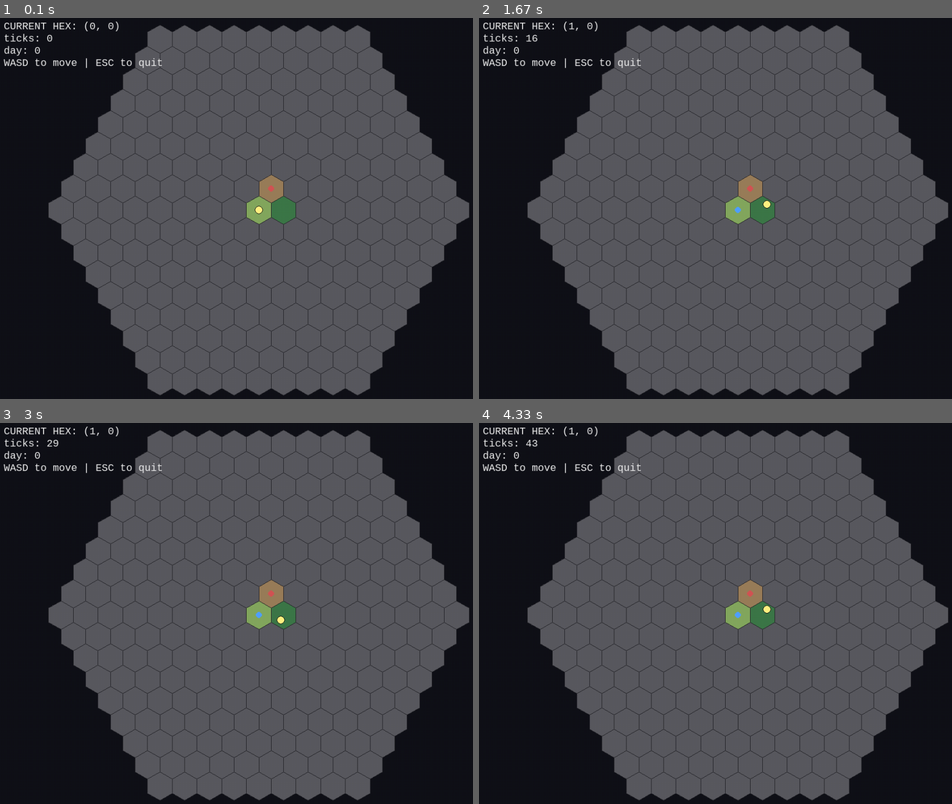
Above: before the commit, frames 1-4 (two rows, left to right).
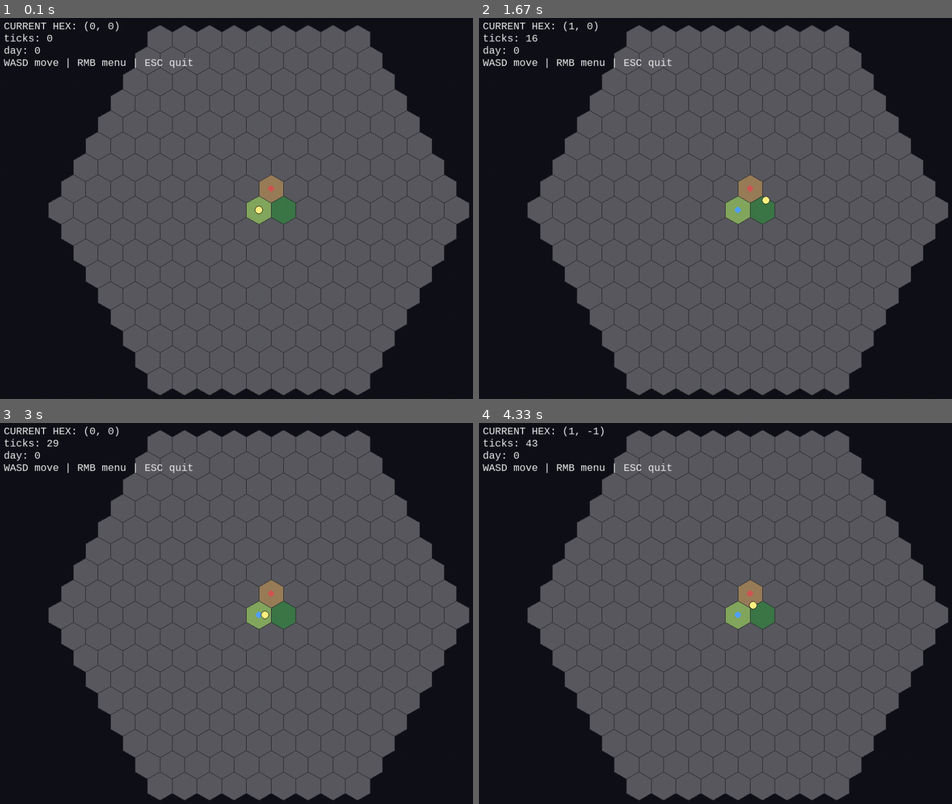
Above: after the commit, the same moments.

Repository: 7seasdotnet/Hexcrawler2
Game: pygame game, started from run_game.py
The game is run twice, just before and just after one commit, with the same random seed, the same clock (stepped at 60 frames per second) and the same inputs.
Inputs (mouse positions are in pixels of both pictures, inside the frame that each line leads up to):
- Up to frame 1 (0.1 s): no input
- Up to frame 2 (1.67 s): hold D 0.33-0.8 s; hold W 0.83-1.13 s; hold D 1.17-1.63 s
- Up to frame 3 (3 s): right-click (312, 701) at 1.72 s; hold A 2-2.53 s; hold S 2.57-2.87 s; hold A from 2.9 s (still down)
- Up to frame 4 (4.33 s): release A at 3.3 s; hold W 3.33-3.7 s; hold D from 3.73 s (still down)

The runs differ from the first frame. In frame 1, 0.3% of the frame differs, in the area x 7-41%, y 10-14%; in frame 2, 0.4%; in frame 3, 0.4%; in frame 4, 0.4%, in the area x 7-62%, y 0-50%.

Commit message:
Implement deterministic continuous movement and Move Here command

Diff:
--- a/src/hexcrawler/cli/pygame_viewer.py
+++ b/src/hexcrawler/cli/pygame_viewer.py
@@ -7,24 +7,14 @@
 
 from hexcrawler.content.io import load_world_json
 from hexcrawler.sim.core import EntityState, Simulation, TICKS_PER_DAY
-from hexcrawler.sim.movement import axial_to_world_xy
+from hexcrawler.sim.movement import axial_to_world_xy, normalized_vector, world_xy_to_axial
 from hexcrawler.sim.world import HexCoord
 
-# Axial orientation: pointy-top hexes (matches sim.movement.axial_to_world_xy).
 HEX_SIZE = 28
 GRID_RADIUS = 8
 WINDOW_SIZE = (1024, 768)
-SIM_TICK_SECONDS = 0.10  # 100ms fixed simulation tick.
+SIM_TICK_SECONDS = 0.10
 PLAYER_ID = "scout"
-
-# WASD mapping for axial neighbors in pointy-top coordinates.
-# W: north-ish (0, -1), S: south-ish (0, +1), A: west (-1, 0), D: east (+1, 0).
-MOVE_BY_KEY: dict[int, HexCoord] = {
-    pygame.K_w: HexCoord(0, -1),
-    pygame.K_s: HexCoord(0, 1),
-    pygame.K_a: HexCoord(-1, 0),
-    pygame.K_d: HexCoord(1, 0),
-}
 
 TERRAIN_COLORS: dict[str, tuple[int, int, int]] = {
     "plains": (132, 168, 94),
@@ -38,16 +28,25 @@
 
 
 @dataclass
+class ContextMenuState:
+    pixel_x: int
+    pixel_y: int
+    world_x: float
+    world_y: float
+
+
+@dataclass
 class SimulationController:
     """Viewer command adapter; simulation remains source of truth."""
 
     sim: Simulation
     entity_id: str
 
-    def queue_move(self, delta: HexCoord) -> None:
-        entity = self.sim.state.entities[self.entity_id]
-        destination = HexCoord(entity.hex_coord.q + delta.q, entity.hex_coord.r + delta.r)
-        self.sim.set_entity_destination(self.entity_id, destination)
+    def set_move_vector(self, x: float, y: float) -> None:
+        self.sim.set_entity_move_vector(self.entity_id, x, y)
+
+    def set_target_world(self, x: float, y: float) -> None:
+        self.sim.set_entity_target_position(self.entity_id, x, y)
 
     def tick_once(self) -> None:
         self.sim.advance_ticks(1)
@@ -68,6 +67,10 @@
     return (center[0] + world_x * HEX_SIZE, center[1] + world_y * HEX_SIZE)
 
 
+def _pixel_to_world(pixel_x: int, pixel_y: int, center: tuple[float, float]) -> tuple[float, float]:
+    return ((pixel_x - center[0]) / HEX_SIZE, (pixel_y - center[1]) / HEX_SIZE)
+
+
 def _hex_points(center: tuple[float, float]) -> list[tuple[float, float]]:
     points: list[tuple[float, float]] = []
     for i in range(6):
@@ -107,7 +110,7 @@
         f"CURRENT HEX: ({entity.hex_coord.q}, {entity.hex_coord.r})",
         f"ticks: {sim.state.tick}",
         f"day: {sim.state.tick // TICKS_PER_DAY}",
-        "WASD to move | ESC to quit",
+        "WASD move | RMB menu | ESC quit",
     ]
     y = 12
     for line in lines:
@@ -116,10 +119,42 @@
         y += 24
 
 
+def _draw_context_menu(
+    screen: pygame.Surface,
+    font: pygame.font.Font,
+    menu_state: ContextMenuState | None,
+) -> pygame.Rect | None:
+    if menu_state is None:
+        return None
+
+    menu_rect = pygame.Rect(menu_state.pixel_x, menu_state.pixel_y, 130, 34)
+    pygame.draw.rect(screen, (32, 34, 44), menu_rect)
+    pygame.draw.rect(screen, (185, 185, 200), menu_rect, 1)
+
+    label = font.render("Move Here", True, (245, 245, 245))
+    screen.blit(label, (menu_rect.x + 10, menu_rect.y + 6))
+    return menu_rect
+
+
+def _current_input_vector() -> tuple[float, float]:
+    keys = pygame.key.get_pressed()
+    x = 0.0
+    y = 0.0
+    if keys[pygame.K_w]:
+        y -= 1.0
+    if keys[pygame.K_s]:
+        y += 1.0
+    if keys[pygame.K_a]:
+        x -= 1.0
+    if keys[pygame.K_d]:
+        x += 1.0
+    return normalized_vector(x, y)
+
+
 def run_pygame_viewer(map_path: str = "content/examples/basic_map.json") -> None:
     world = load_world_json(map_path)
     sim = Simulation(world=world, seed=7)
-    sim.add_entity(EntityState(entity_id=PLAYER_ID, hex_coord=HexCoord(0, 0), speed_per_tick=0.22))
+    sim.add_entity(EntityState.from_hex(entity_id=PLAYER_ID, hex_coord=HexCoord(0, 0), speed_per_tick=0.22))
     controller = SimulationController(sim=sim, entity_id=PLAYER_ID)
 
     pygame.init()
@@ -131,6 +166,7 @@
     center = (WINDOW_SIZE[0] / 2.0, WINDOW_SIZE[1] / 2.0)
     accumulator = 0.0
     running = True
+    context_menu: ContextMenuState | None = None
 
     while running:
         dt = clock.tick(60) / 1000.0
@@ -139,11 +175,23 @@
         for event in pygame.event.get():
             if event.type == pygame.QUIT:
                 running = False
-            elif event.type == pygame.KEYDOWN:
-                if event.key == pygame.K_ESCAPE:
-                    running = False
-                elif event.key in MOVE_BY_KEY:
-                    controller.queue_move(MOVE_BY_KEY[event.key])
+            elif event.type == pygame.KEYDOWN and event.key == pygame.K_ESCAPE:
+                running = False
+            elif event.type == pygame.MOUSEBUTTONDOWN and event.button == 3:
+                world_x, world_y = _pixel_to_world(event.pos[0], event.pos[1], center)
+                target_hex = world_xy_to_axial(world_x, world_y)
+                if sim.state.world.get_hex_record(target_hex) is None:
+                    context_menu = None
+                else:
+                    context_menu = ContextMenuState(event.pos[0], event.pos[1], world_x, world_y)
+            elif event.type == pygame.MOUSEBUTTONDOWN and event.button == 1 and context_menu is not None:
+                menu_rect = pygame.Rect(context_menu.pixel_x, context_menu.pixel_y, 130, 34)
+                if menu_rect.collidepoint(event.pos):
+                    controller.set_target_world(context_menu.world_x, context_menu.world_y)
+                context_menu = None
+
+        move_x, move_y = _current_input_vector()
+        controller.set_move_vector(move_x, move_y)
 
         while accumulator >= SIM_TICK_SECONDS:
             controller.tick_once()
@@ -153,6 +201,7 @@
         _draw_world(screen, sim, center)
         _draw_entity(screen, sim, center)
         _draw_hud(screen, sim, font)
+        _draw_context_menu(screen, font, context_menu)
         pygame.display.flip()
 
     pygame.quit()
--- a/src/hexcrawler/cli/viewer.py
+++ b/src/hexcrawler/cli/viewer.py
@@ -30,7 +30,7 @@
         for entity in sorted(sim.state.entities.values(), key=lambda e: e.entity_id):
             lines.append(
                 f"entity[{entity.entity_id}] hex=({entity.hex_coord.q},{entity.hex_coord.r}) "
-                f"offset=({entity.offset_x:.2f},{entity.offset_y:.2f}) dest={entity.destination}"
+                f"pos=({entity.position_x:.2f},{entity.position_y:.2f}) target={entity.target_position}"
             )
 
         return "\n".join(lines)
@@ -55,7 +55,7 @@
 def run_demo(map_path: str = "content/examples/basic_map.json") -> None:
     world = load_world_json(map_path)
     sim = Simulation(world=world, seed=7)
-    sim.add_entity(EntityState(entity_id="scout", hex_coord=HexCoord(0, 0), speed_per_tick=0.2))
+    sim.add_entity(EntityState.from_hex(entity_id="scout", hex_coord=HexCoord(0, 0), speed_per_tick=0.2))
 
     view = AsciiViewer()
     controller = SimulationController(sim)
--- a/src/hexcrawler/sim/core.py
+++ b/src/hexcrawler/sim/core.py
@@ -3,23 +3,34 @@
 import random
 from dataclasses import dataclass, field
 
-from hexcrawler.sim.movement import axial_to_world_xy, nearest_direction_step
+from hexcrawler.sim.movement import axial_to_world_xy, normalized_vector, world_xy_to_axial
 from hexcrawler.sim.world import HexCoord, WorldState
 
 TICKS_PER_DAY = 240
+TARGET_REACHED_THRESHOLD = 0.05
 
 
 @dataclass
 class EntityState:
     entity_id: str
-    hex_coord: HexCoord
-    offset_x: float = 0.0
-    offset_y: float = 0.0
+    position_x: float
+    position_y: float
     speed_per_tick: float = 0.15
-    destination: HexCoord | None = None
+    move_input_x: float = 0.0
+    move_input_y: float = 0.0
+    target_position: tuple[float, float] | None = None
+
+    @classmethod
+    def from_hex(cls, entity_id: str, hex_coord: HexCoord, speed_per_tick: float = 0.15) -> "EntityState":
+        x, y = axial_to_world_xy(hex_coord)
+        return cls(entity_id=entity_id, position_x=x, position_y=y, speed_per_tick=speed_per_tick)
+
+    @property
+    def hex_coord(self) -> HexCoord:
+        return world_xy_to_axial(self.position_x, self.position_y)
 
     def world_xy(self) -> tuple[float, float]:
-        return axial_to_world_xy(self.hex_coord, self.offset_x, self.offset_y)
+        return (self.position_x, self.position_y)
 
 
 @dataclass
@@ -43,7 +54,21 @@
         self.state.entities[entity.entity_id] = entity
 
     def set_entity_destination(self, entity_id: str, destination: HexCoord) -> None:
-        self.state.entities[entity_id].destination = destination
+        if self.state.world.get_hex_record(destination) is None:
+            return
+        destination_xy = axial_to_world_xy(destination)
+        self.set_entity_target_position(entity_id, destination_xy[0], destination_xy[1])
+
+    def set_entity_target_position(self, entity_id: str, x: float, y: float) -> None:
+        if not self._position_is_within_world(x, y):
+            return
+        self.state.entities[entity_id].target_position = (x, y)
+
+    def set_entity_move_vector(self, entity_id: str, x: float, y: float) -> None:
+        move_x, move_y = normalized_vector(x, y)
+        entity = self.state.entities[entity_id]
+        entity.move_input_x = move_x
+        entity.move_input_y = move_y
 
     def advance_ticks(self, ticks: int) -> None:
         for _ in range(ticks):
@@ -58,32 +83,40 @@
         self.state.tick += 1
 
     def _advance_entity(self, entity: EntityState) -> None:
-        if entity.destination is None:
+        move_x = entity.move_input_x
+        move_y = entity.move_input_y
+        target = entity.target_position
+
+        if move_x == 0.0 and move_y == 0.0 and target is not None:
+            delta_x = target[0] - entity.position_x
+            delta_y = target[1] - entity.position_y
+            distance_sq = delta_x * delta_x + delta_y * delta_y
+            if distance_sq <= TARGET_REACHED_THRESHOLD * TARGET_REACHED_THRESHOLD:
+                entity.target_position = None
+                return
+            distance = distance_sq ** 0.5
+            move_x = delta_x / distance
+            move_y = delta_y / distance
+
+        if move_x == 0.0 and move_y == 0.0:
             return
 
-        destination_xy = axial_to_world_xy(entity.destination)
-        current_x, current_y = entity.world_xy()
-        delta_x = destination_xy[0] - current_x
-        delta_y = destination_xy[1] - current_y
-        distance = (delta_x * delta_x + delta_y * delta_y) ** 0.5
+        step_size = entity.speed_per_tick
+        if target is not None and entity.move_input_x == 0.0 and entity.move_input_y == 0.0:
+            delta_x = target[0] - entity.position_x
+            delta_y = target[1] - entity.position_y
+            distance = (delta_x * delta_x + delta_y * delta_y) ** 0.5
+            if distance < step_size:
+                step_size = distance
 
-        if distance <= entity.speed_per_tick:
-            entity.hex_coord = entity.destination
-            entity.offset_x = 0.0
-            entity.offset_y = 0.0
-            return
+        next_x = entity.position_x + move_x * step_size
+        next_y = entity.position_y + move_y * step_size
 
-        step_ratio = entity.speed_per_tick / distance
-        next_x = current_x + delta_x * step_ratio
-        next_y = current_y + delta_y * step_ratio
+        if self._position_is_within_world(next_x, next_y):
+            entity.position_x = next_x
+            entity.position_y = next_y
+        elif target is not None and entity.move_input_x == 0.0 and entity.move_input_y == 0.0:
+            entity.target_position = None
 
-        next_hex = nearest_direction_step(entity.hex_coord, entity.destination)
-        hex_center_x, hex_center_y = axial_to_world_xy(next_hex)
-        if ((next_x - hex_center_x) ** 2 + (next_y - hex_center_y) ** 2) < 0.65**2:
-            entity.hex_coord = next_hex
-            entity.offset_x = next_x - hex_center_x
-            entity.offset_y = next_y - hex_center_y
-        else:
-            current_center_x, current_center_y = axial_to_world_xy(entity.hex_coord)
-            entity.offset_x = next_x - current_center_x
-            entity.offset_y = next_y - current_center_y
+    def _position_is_within_world(self, x: float, y: float) -> bool:
+        return self.state.world.get_hex_record(world_xy_to_axial(x, y)) is not None
--- a/src/hexcrawler/sim/hash.py
+++ b/src/hexcrawler/sim/hash.py
@@ -26,10 +26,16 @@
             {
                 "entity_id": entity.entity_id,
                 "hex_coord": entity.hex_coord.to_dict(),
-                "offset_x": round(entity.offset_x, 8),
-                "offset_y": round(entity.offset_y, 8),
+                "position_x": round(entity.position_x, 8),
+                "position_y": round(entity.position_y, 8),
+                "move_input_x": round(entity.move_input_x, 8),
+                "move_input_y": round(entity.move_input_y, 8),
                 "speed_per_tick": entity.speed_per_tick,
-                "destination": entity.destination.to_dict() if entity.destination else None,
+                "target_position": (
+                    [round(entity.target_position[0], 8), round(entity.target_position[1], 8)]
+                    if entity.target_position
+                    else None
+                ),
             }
             for entity in sorted(simulation.state.entities.values(), key=lambda e: e.entity_id)
         ],
--- a/src/hexcrawler/sim/movement.py
+++ b/src/hexcrawler/sim/movement.py
@@ -4,40 +4,46 @@
 
 from hexcrawler.sim.world import HexCoord
 
-AXIAL_DIRECTIONS: tuple[HexCoord, ...] = (
-    HexCoord(1, 0),
-    HexCoord(1, -1),
-    HexCoord(0, -1),
-    HexCoord(-1, 0),
-    HexCoord(-1, 1),
-    HexCoord(0, 1),
-)
+SQRT3 = math.sqrt(3.0)
 
 
-def axial_to_world_xy(coord: HexCoord, offset_x: float = 0.0, offset_y: float = 0.0) -> tuple[float, float]:
+def axial_to_world_xy(coord: HexCoord) -> tuple[float, float]:
     """Pointy-top axial to 2D coordinates."""
-    x = math.sqrt(3.0) * (coord.q + coord.r / 2.0) + offset_x
-    y = 1.5 * coord.r + offset_y
+    x = SQRT3 * (coord.q + coord.r / 2.0)
+    y = 1.5 * coord.r
     return (x, y)
 
 
-def nearest_direction_step(current: HexCoord, destination: HexCoord) -> HexCoord:
-    if current == destination:
-        return current
+def world_xy_to_axial(x: float, y: float) -> HexCoord:
+    """Deterministic nearest-hex conversion for pointy-top axial coordinates."""
+    q = (SQRT3 / 3.0 * x) - (1.0 / 3.0 * y)
+    r = (2.0 / 3.0) * y
 
-    best_coord = current
-    best_distance = _axial_distance(current, destination)
-    for delta in AXIAL_DIRECTIONS:
-        candidate = HexCoord(current.q + delta.q, current.r + delta.r)
-        distance = _axial_distance(candidate, destination)
-        if distance < best_distance:
-            best_distance = distance
-            best_coord = candidate
-    return best_coord
+    cube_x = q
+    cube_z = r
+    cube_y = -cube_x - cube_z
+
+    rounded_x = round(cube_x)
+    rounded_y = round(cube_y)
+    rounded_z = round(cube_z)
+
+    dx = abs(rounded_x - cube_x)
+    dy = abs(rounded_y - cube_y)
+    dz = abs(rounded_z - cube_z)
+
+    if dx > dy and dx > dz:
+        rounded_x = -rounded_y - rounded_z
+    elif dy > dz:
+        rounded_y = -rounded_x - rounded_z
+    else:
+        rounded_z = -rounded_x - rounded_y
+
+    return HexCoord(q=int(rounded_x), r=int(rounded_z))
 
 
-def _axial_distance(a: HexCoord, b: HexCoord) -> int:
-    dq = a.q - b.q
-    dr = a.r - b.r
-    ds = (-a.q - a.r) - (-b.q - b.r)
-    return int((abs(dq) + abs(dr) + abs(ds)) / 2)
+def normalized_vector(x: float, y: float) -> tuple[float, float]:
+    length_sq = x * x + y * y
+    if length_sq == 0.0:
+        return (0.0, 0.0)
+    length = math.sqrt(length_sq)
+    return (x / length, y / length)
--- a/tests/test_determinism.py
+++ b/tests/test_determinism.py
@@ -7,13 +7,14 @@
 def _build_sim(seed: int) -> Simulation:
     world = load_world_json("content/examples/basic_map.json")
     sim = Simulation(world=world, seed=seed)
-    sim.add_entity(EntityState(entity_id="runner", hex_coord=HexCoord(0, 0), speed_per_tick=0.17))
+    sim.add_entity(EntityState.from_hex(entity_id="runner", hex_coord=HexCoord(0, 0), speed_per_tick=0.17))
     return sim
 
 
 def _run_scripted_commands(sim: Simulation) -> None:
-    sim.set_entity_destination("runner", HexCoord(1, 0))
+    sim.set_entity_move_vector("runner", 1.0, 1.0)
     sim.advance_ticks(8)
+    sim.set_entity_move_vector("runner", 0.0, 0.0)
     sim.set_entity_destination("runner", HexCoord(1, -1))
     sim.advance_ticks(10)
     sim.advance_days(1)
--- /dev/null
+++ b/tests/test_movement.py
@@ -0,0 +1,41 @@
+from hexcrawler.content.io import load_world_json
+from hexcrawler.sim.core import EntityState, Simulation
+from hexcrawler.sim.world import HexCoord
+
+
+def test_derived_hex_tracks_continuous_position() -> None:
+    world = load_world_json("content/examples/basic_map.json")
+    sim = Simulation(world=world, seed=1)
+    sim.add_entity(EntityState.from_hex(entity_id="runner", hex_coord=HexCoord(0, 0), speed_per_tick=0.2))
+
+    sim.set_entity_destination("runner", HexCoord(1, -1))
+    sim.advance_ticks(20)
+
+    entity = sim.state.entities["runner"]
+    assert entity.hex_coord == HexCoord(1, -1)
+    assert entity.target_position is None
+
+
+def test_world_bounds_block_movement_outside_defined_hexes() -> None:
+    world = load_world_json("content/examples/basic_map.json")
+    sim = Simulation(world=world, seed=1)
+    sim.add_entity(EntityState.from_hex(entity_id="runner", hex_coord=HexCoord(0, 0), speed_per_tick=0.3))
+
+    sim.set_entity_move_vector("runner", -1.0, 0.0)
+    sim.advance_ticks(50)
+
+    entity = sim.state.entities["runner"]
+    assert sim.state.world.get_hex_record(entity.hex_coord) is not None
+
+
+def test_target_outside_world_is_ignored() -> None:
+    world = load_world_json("content/examples/basic_map.json")
+    sim = Simulation(world=world, seed=1)
+    sim.add_entity(EntityState.from_hex(entity_id="runner", hex_coord=HexCoord(0, 0), speed_per_tick=0.2))
+
+    sim.set_entity_destination("runner", HexCoord(-1, 0))
+    sim.advance_ticks(10)
+
+    entity = sim.state.entities["runner"]
+    assert entity.target_position is None
+    assert entity.hex_coord == HexCoord(0, 0)
Not shown, changed: docs/ARCHITECTURE.md
Not shown, changed: docs/STATUS.md
Not shown, changed: docs/VERIFY.md
